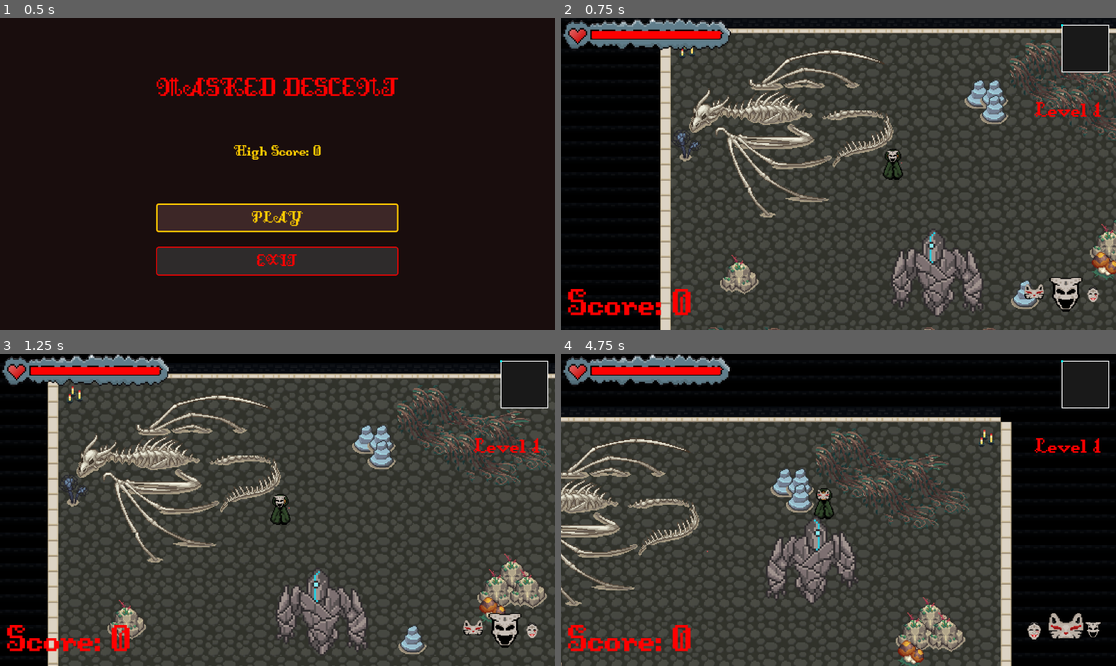
Above: before the commit, frames 1-4 (two rows, left to right).
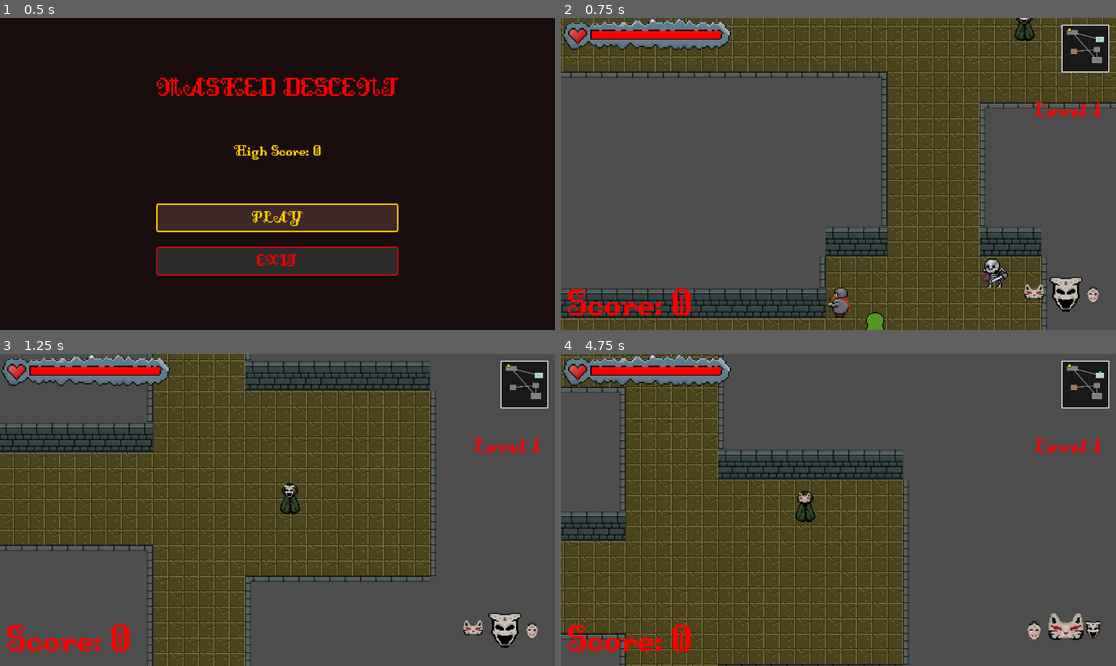
Above: after the commit, the same moments.

Repository: afilipovski/masked-descent
Game: Godot game, scene res://scenes/ui/main_menu.tscn
The game is run twice, just before and just after one commit, with the same random seed, the same clock (stepped at 60 frames per second) and the same inputs. Sound files missing from this copy of the repository are replaced by a short silence.
Inputs:
- Up to frame 1 (0.5 s): no input
- Up to frame 2 (0.75 s): click "PLAY" at 0.5 s
- Up to frame 3 (1.25 s): no input
- Up to frame 4 (4.75 s): tap Enter (ui_accept) at 1.25, 1.52, 2.27, 3.77, 4.52 s; hold D (move_right) 1.28-2.03 s; tap E (Interact) at 1.35, 3.6 s; hold S (move_down) 2.03-2.78 s; tap Tab (cycle_mask) at 2.1, 4.35 s; hold D (move_right) 2.78-3.53 s; tap Shift (sprint) at 2.85 s; hold W (move_up) 3.53-4.28 s; hold A (move_left) from 4.28 s (still down)

Frame 1 is identical in both runs. In frame 2, 71% of the frame differs, in the area x 0-100%, y 0-100%; in frame 3, 71%; in frame 4, 78%.

Commit message:
fix boss fight to be on level 5

Diff:
--- a/scripts/game_state.gd
+++ b/scripts/game_state.gd
@@ -5,7 +5,7 @@
 var dungeon_level: int = 1
 var score: int = 0
 var high_score: int = 0
-const BOSS_LEVEL_INTERVAL: int = 1
+const BOSS_LEVEL_INTERVAL: int = 5
 
 signal level_changed(new_level: int)
 signal score_changed(new_score: int, points_added: int)
